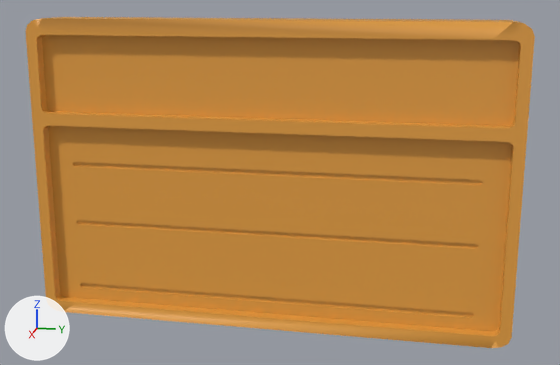
Before and after pictures for a commit that changed the FBX model Assets/Art/StaticMeshes/SM_Wall_Basic.fbx.
Rendered twice from a 50 mm camera at (22.14, 4.74, 10.04) aimed at (-0.02, 0.31, 4.5). Every picture has the same lights, and +X, +Y and +Z are marked at lower left. The older version comes first. Where no turn or scale is listed for an object, it has been applied to the vertices. Vertices at exactly the same position are counted once.

In view in the first picture: 'SM_Wall_Basic'.
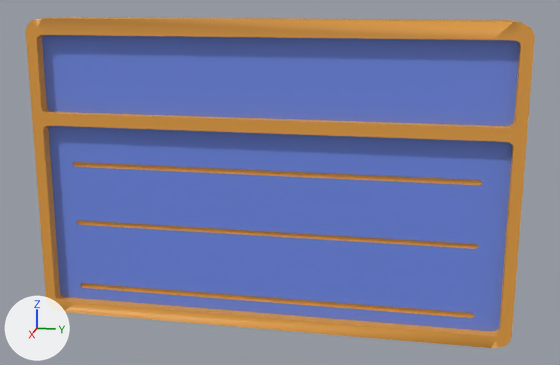
The change, as a diff of the scene's bpy script:
```diff
--- a/Assets/Art/StaticMeshes/SM_Wall_Basic.fbx.py
+++ b/Assets/Art/StaticMeshes/SM_Wall_Basic.fbx.py
@@ mat_walltexture @@
+mat_walltexture = principled_material('WallTexture')
+mat_walltexture.base_color = (0.161, 0.258, 0.8)  # blue #708be7
@@ me_cube_002 @@
 me_cube_002.from_pydata(...)  # 336 vertices, 668 faces; spans x -0.7..0.7, y -7.21..7.21, z 0.06..9.29
 # used by ob_sm_wall_basic; location = (0.0, 0.0, 0.0)
+# me_cube_002 part 1: all 222 faces centred in x 0.36, y -6.87..6.87, z 0.55..8.04 switch from mat_walltileable (orange #e7a142) to mat_walltexture (blue #708be7)
```

Changed parts and their boxes (x1, y1, x2, y2) in the pictures (560 x 365 px):
part 1 of me_cube_002, recoloured (orange to blue): (42, 35, 520, 331) in both
